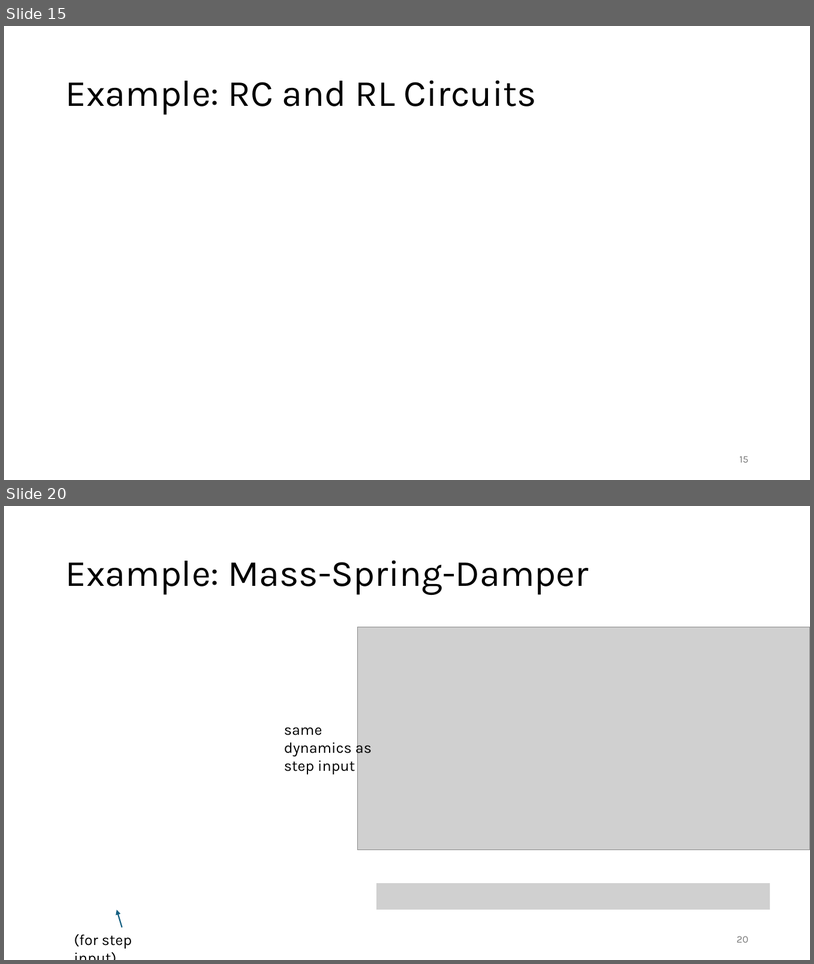
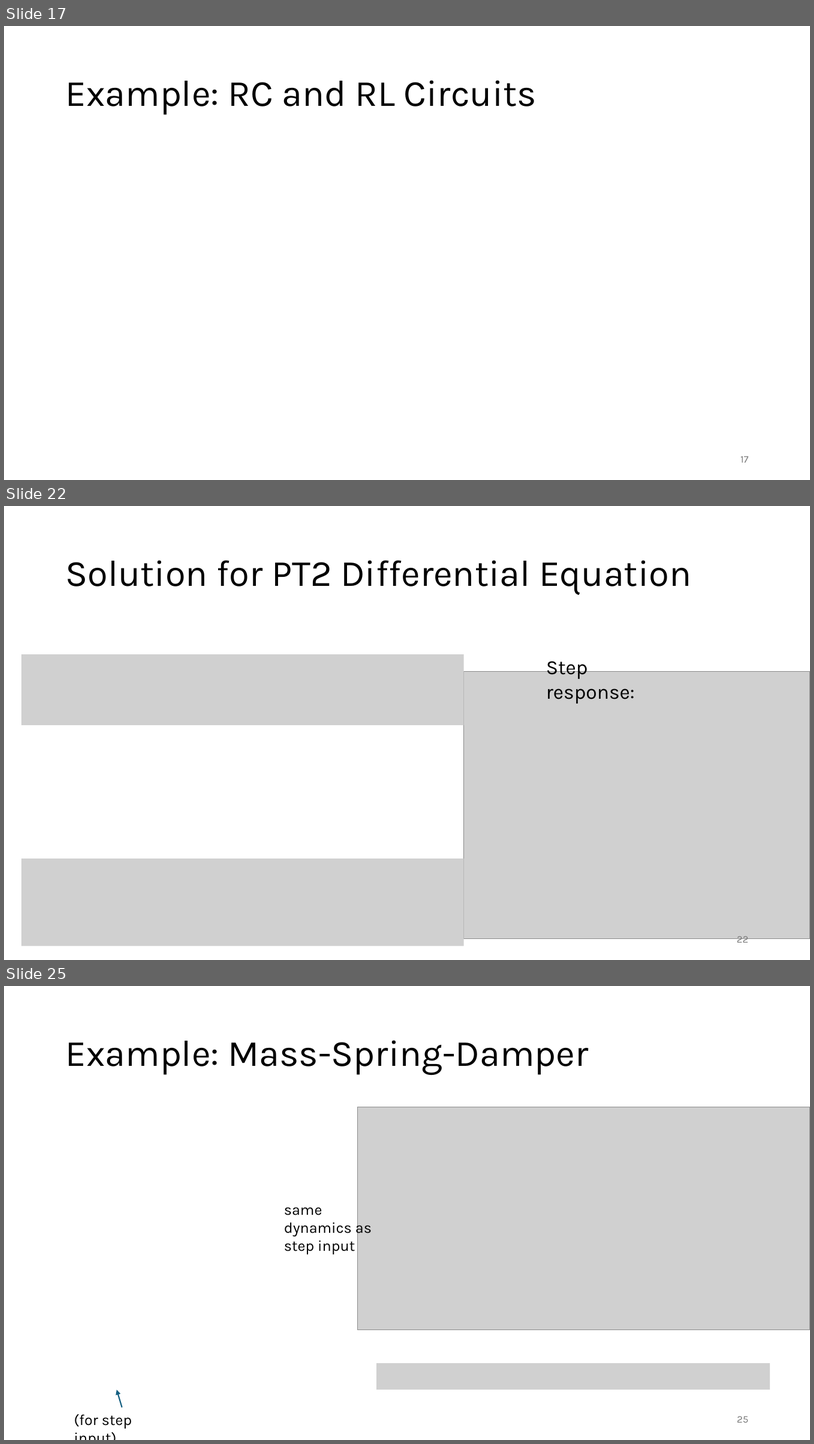
Before and after one commit to FelixWick/control_engineering, a slide deck: slides/1_systems.pptx. Shown one above the other, each under a label of ours: slides 15 and 20 before the commit, slides 17, 22 and 25 after it; the slides between them are not shown. The pictures are 814x964 and 814x1444 pixels, drawn with LibreOffice and Linux fonts; fonts in the diff are those of the drawing; grey boxes stand for pictures. Boxes give left, top, right and bottom in pixels: in the first picture for what was removed or moved away, otherwise in the second. Text is boxed around its words. In the diff, an @@ line names an element or a change of style, - is before the commit and + after.

Commit message:
PT2 solution

```diff
--- a/slides/1_systems.pptx
+++ b/slides/1_systems.pptx
@@ slide 22 added at (4,506,810,960), background #FFFFFF @@
@@ title added at (65,560,692,595), 44 pt, text #000000 @@
+Solution for PT2 Differential Equation
@@ picture added at (21,654,464,725) @@
@@ text added at (546,661,635,703), 24 pt, text #000000 @@
+Step response:
@@ picture added at (464,672,810,939) @@
@@ picture added at (714,789,781,864) @@
@@ picture added at (21,858,464,945) @@
@@ page number added at (737,936,749,945), 12 pt, text #797979 @@
+22
@@ what was slide 15 is now slide 17 @@
@@ page number at (741,456,749,462): text changed @@
-15
+17
@@ what was slide 20 is now slide 25 @@
@@ page number at (737,1416,749,1422): text changed @@
-20
+25
```
Also in this commit, not shown: 5 slides changed, 4 other slides added.
